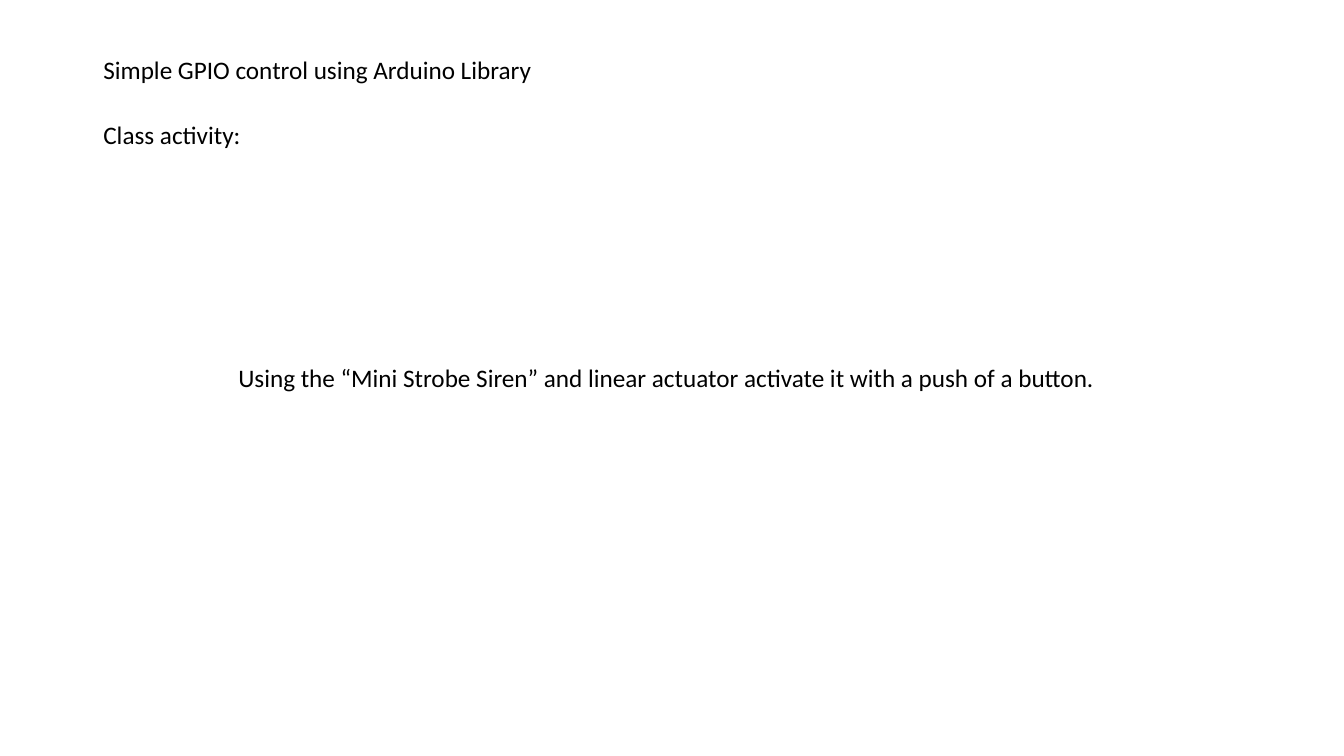
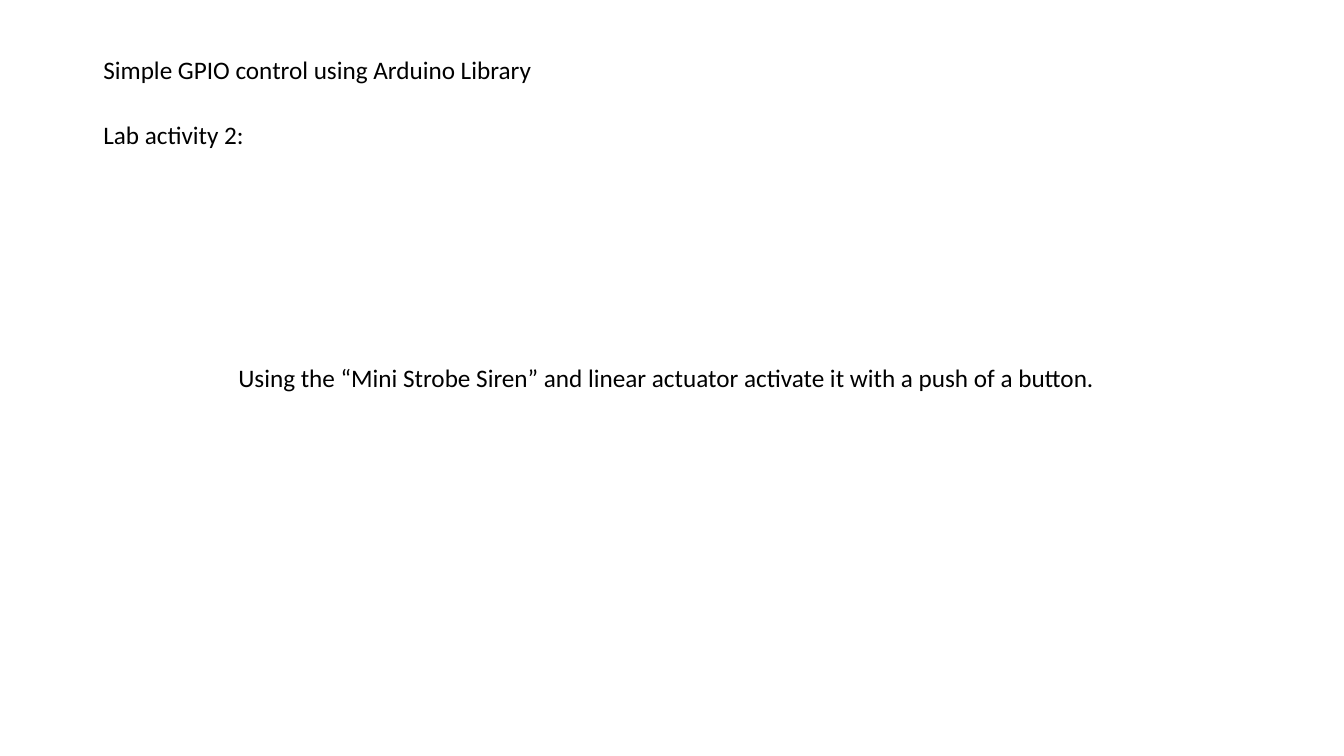
Before and after one commit to haq-m/MCTE3104-s1.1819, a slide deck: slide 10 of session-1/MCTE 3104 - ses01.pptx. Drawn at 1344x756 pixels with LibreOffice and Linux fonts; fonts in the diff are those of the drawing. Boxes give left, top, right and bottom in pixels: in the first picture for what was removed or moved away, otherwise in the second. Text is boxed around its words. In the diff, an @@ line names an element or a change of style, - is before the commit and + after.

```diff
--- a/session-1/MCTE 3104 - ses01.pptx
+++ b/session-1/MCTE 3104 - ses01.pptx
@@ text at (103,126,243,148): text changed @@
-Class activity:
+Lab activity 2:
```
Also in this commit, not shown: 8 other slides changed.
